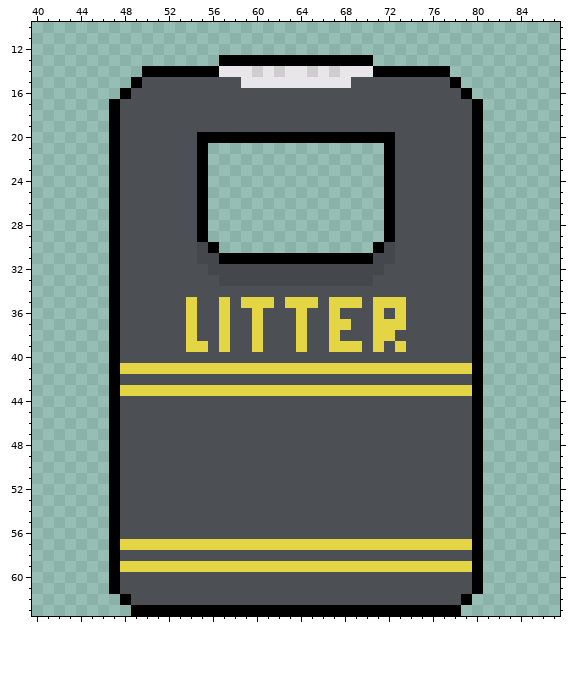
A pixel-art file gets an edit: Acesprite/Obstacles/Bins/Small Bin.aseprite. The picture above was drawn from the file before the commit.
128x64 pixels, 1 frame. Shown: x 40..87, y 10..63.
Now the later version:
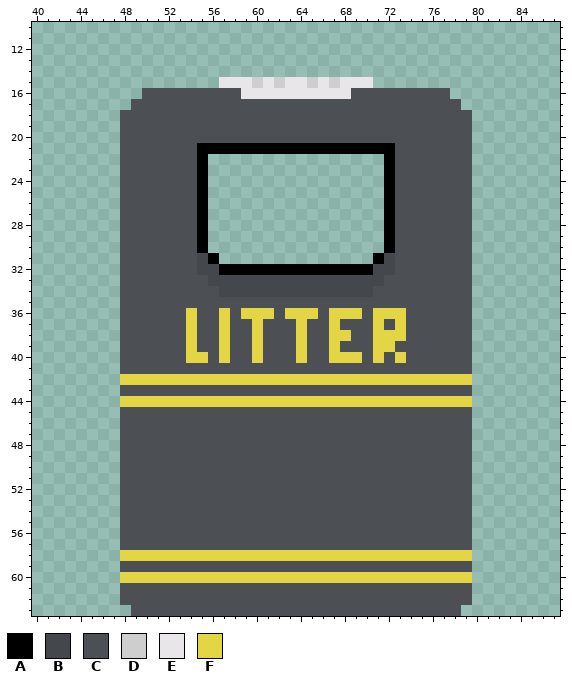
Palette (. is transparent): A #000000  B #44474b  C #4c4f54  D #cecece  E #e8e6e9  F #e4d544
Change:
y 13: x 57..70 AAAAAAAAAAAAAA -> ..............
y 14: x 50..77 AAAAAAAEEEDEDEEDEDEEEAAAAAAA -> ............................
y 15: x 49..58 ACCCCCCCCC -> ........EE; x 60 E -> D; x 62 E -> D; x 65 E -> D; x 67 E -> D; x 69..78 CCCCCCCCCA -> EE........
y 16: x 48..49 AC -> ..; x 59..68 CCCCCCCCCC -> EEEEEEEEEE; x 78..79 CA -> ..
y 17: x 47..48 AC -> ..; x 79..80 CA -> ..
y 18..19: x 47 A -> .; x 80 A -> .
y 20: x 47 A -> .; x 55..72 AAAAAAAAAAAAAAAAAA -> CCCCCCCCCCCCCCCCCC; x 80 A -> .
y 21: x 47 A -> .; x 56..71 ................ -> AAAAAAAAAAAAAAAA; x 80 A -> .
y 22..29: x 47 A -> .; x 80 A -> .
y 30: x 47 A -> .; x 55..56 BA -> A.; x 71..72 AB -> .A; x 80 A -> .
y 31: x 47 A -> .; x 56..71 BAAAAAAAAAAAAAAB -> A..............A; x 80 A -> .
y 32: x 47 A -> .; x 55 C -> B; x 57..70 BBBBBBBBBBBBBB -> AAAAAAAAAAAAAA; x 72 C -> B; x 80 A -> .
y 33: x 47 A -> .; x 56 C -> B; x 71 C -> B; x 80 A -> .
y 34: x 47 A -> .; x 57..70 CCCCCCCCCCCCCC -> BBBBBBBBBBBBBB; x 80 A -> .
y 35: x 47 A -> .; x 54 F -> C; x 57 F -> C; x 59..61 FFF -> CCC; x 63..65 FFF -> CCC; x 67..69 FFF -> CCC; x 71..73 FFF -> CCC; x 80 A -> .
y 36: x 47 A -> .; x 59 C -> F; x 61 C -> F; x 63 C -> F; x 65 C -> F; x 68..69 CC -> FF; x 72 C -> F; x 80 A -> .
y 37: x 47 A -> .; x 68 F -> C; x 72 F -> C; x 80 A -> .
y 38: x 47 A -> .; x 68 C -> F; x 73 C -> F; x 80 A -> .
y 39: x 47 A -> .; x 55 F -> C; x 68..69 FF -> CC; x 72..73 CF -> FC; x 80 A -> .
y 40: x 47 A -> .; x 54..55 CC -> FF; x 57 C -> F; x 60 C -> F; x 64 C -> F; x 67..69 CCC -> FFF; x 71 C -> F; x 73 C -> F; x 80 A -> .
y 41: x 47..80 AFFFFFFFFFFFFFFFFFFFFFFFFFFFFFFFFA -> .CCCCCCCCCCCCCCCCCCCCCCCCCCCCCCCC.
y 42: x 47..80 ACCCCCCCCCCCCCCCCCCCCCCCCCCCCCCCCA -> .FFFFFFFFFFFFFFFFFFFFFFFFFFFFFFFF.
y 43: x 47..80 AFFFFFFFFFFFFFFFFFFFFFFFFFFFFFFFFA -> .CCCCCCCCCCCCCCCCCCCCCCCCCCCCCCCC.
y 44: x 47..80 ACCCCCCCCCCCCCCCCCCCCCCCCCCCCCCCCA -> .FFFFFFFFFFFFFFFFFFFFFFFFFFFFFFFF.
y 45..56: x 47 A -> .; x 80 A -> .
y 57: x 47..80 AFFFFFFFFFFFFFFFFFFFFFFFFFFFFFFFFA -> .CCCCCCCCCCCCCCCCCCCCCCCCCCCCCCCC.
y 58: x 47..80 ACCCCCCCCCCCCCCCCCCCCCCCCCCCCCCCCA -> .FFFFFFFFFFFFFFFFFFFFFFFFFFFFFFFF.
y 59: x 47..80 AFFFFFFFFFFFFFFFFFFFFFFFFFFFFFFFFA -> .CCCCCCCCCCCCCCCCCCCCCCCCCCCCCCCC.
y 60: x 47..80 ACCCCCCCCCCCCCCCCCCCCCCCCCCCCCCCCA -> .FFFFFFFFFFFFFFFFFFFFFFFFFFFFFFFF.
y 61: x 47 A -> .; x 80 A -> .
y 62: x 48 A -> C; x 79 A -> C
y 63: x 49..78 AAAAAAAAAAAAAAAAAAAAAAAAAAAAAA -> CCCCCCCCCCCCCCCCCCCCCCCCCCCCCC
